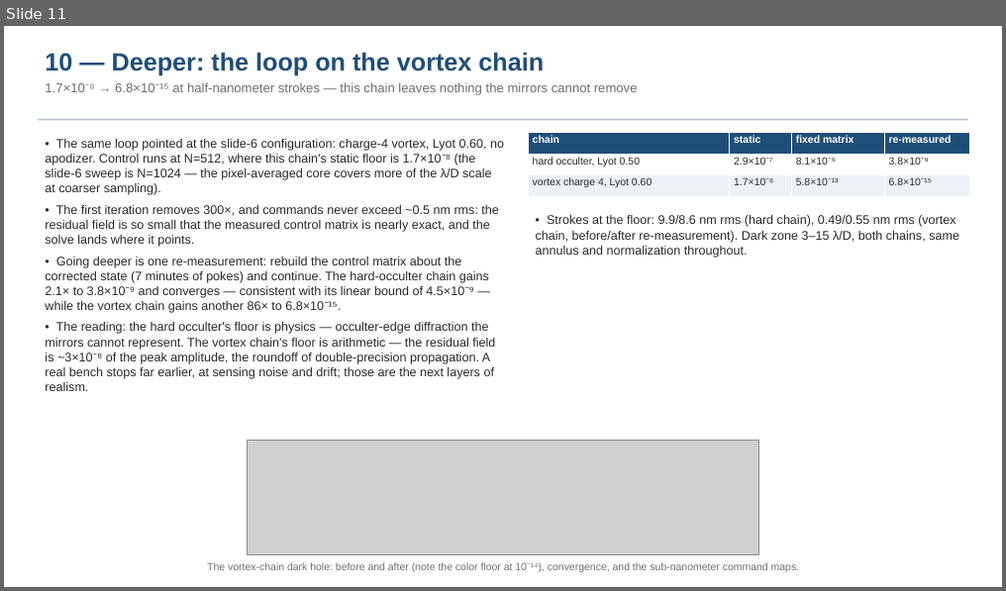
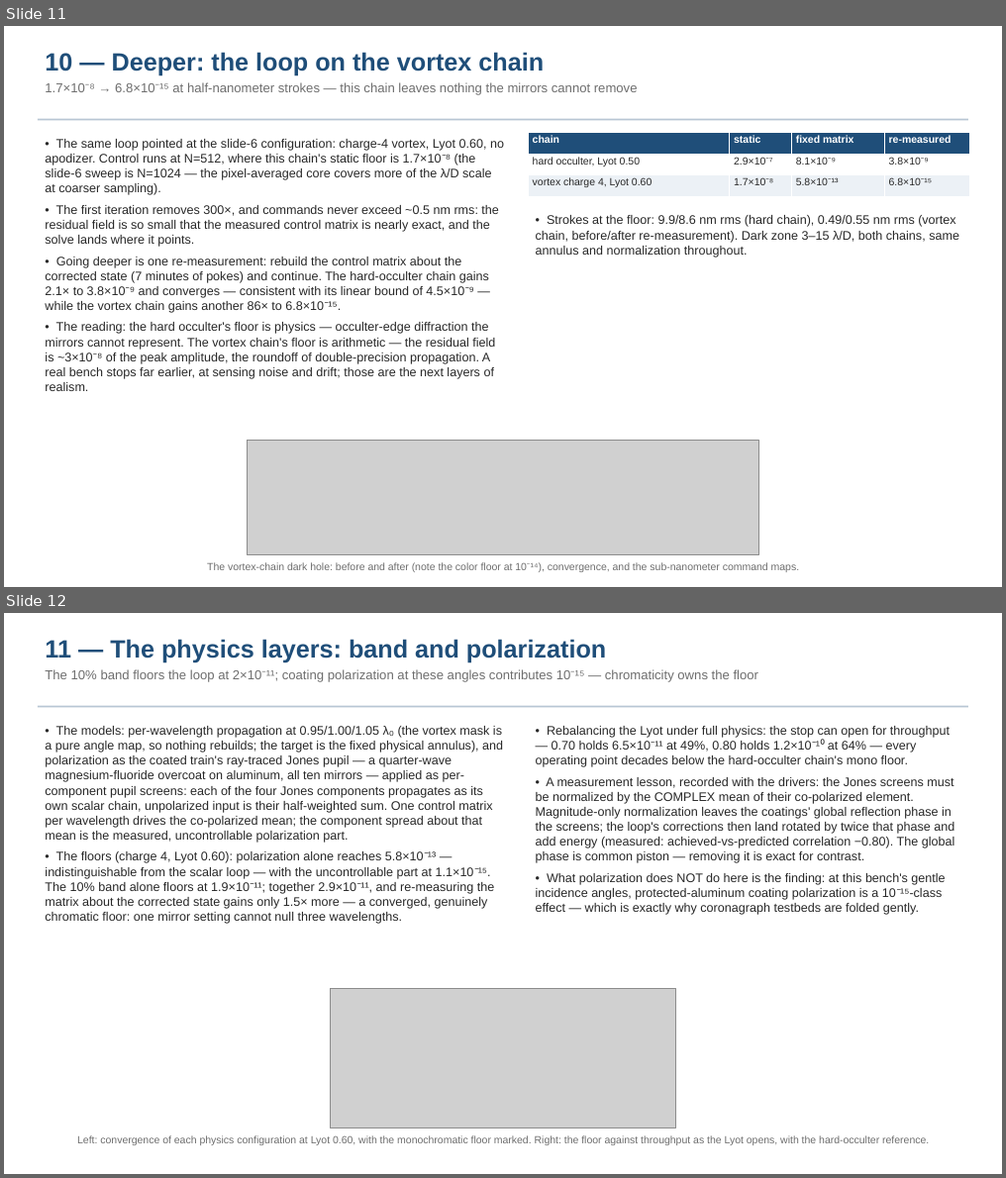
Before and after one commit to nasa-jpl/MACOS_resources, a slide deck: mmacos/templates/30_instruments/bench_ctb/deck_ctb.pptx. Shown one above the other, each under a label of ours: slide 11 before the commit, slides 11 and 12 after it. The pictures are 1006x591 and 1006x1178 pixels, drawn with LibreOffice and Linux fonts; fonts in the diff are those of the drawing; grey boxes stand for pictures. Boxes give left, top, right and bottom in pixels: in the first picture for what was removed or moved away, otherwise in the second. Text is boxed around its words. In the diff, an @@ line names an element or a change of style, - is before the commit and + after.

```diff
--- a/mmacos/templates/30_instruments/bench_ctb/deck_ctb.pptx
+++ b/mmacos/templates/30_instruments/bench_ctb/deck_ctb.pptx
@@ slide 12 added at <box>4,613,1002,1174</box>, background #FFFFFF @@
@@ text added at <box>45,639,758,682</box>, 12.5 pt, text #6E6E6E @@
+11 — The physics layers: band and polarization
+The 10% band floors the loop at 2×10⁻¹¹; coating polarization at these angles contributes 10⁻¹⁵ — chromaticity owns the floor
@@ rectangle added at <box>38,706,968,707</box>, fill #B8C6D4 @@
@@ text added at <box>45,726,503,924</box>, 12 pt, text #282828 @@
+• The models: per-wavelength propagation at 0.95/1.00/1.05 λ₀ (the vortex mask is a pure angle map, so nothing rebuilds; the target is the fixed physical annulus), and polarization as the coated train's ray-traced Jones pupil — a quarter-wave magnesium-fluoride overcoat on aluminum, all ten mirrors — applied as per-component pupil screens: each of the four Jones components propagates as its own scalar chain, unpolarized input is their half-weighted sum. One control matrix per wavelength drives the co-polarized mean; the component spread about that mean is the measured, uncontrollable polarization part.
+• The floors (charge 4, Lyot 0.60): polarization alone reaches 5.8×10⁻¹³ — indistinguishable from the scalar loop — with the uncontrollable part at 1.1×10⁻¹⁵. The 10% band alone floors at 1.9×10⁻¹¹; together 2.9×10⁻¹¹, and re-measuring the matrix about the corrected state gains only 1.5× more — a converged, genuinely chromatic floor: one mirror setting cannot null three wavelengths.
@@ text added at <box>536,726,955,915</box>, 12 pt, text #282828 @@
+• Rebalancing the Lyot under full physics: the stop can open for throughput — 0.70 holds 6.5×10⁻¹¹ at 49%, 0.80 holds 1.2×10⁻¹⁰ at 64% — every operating point decades below the hard-occulter chain's mono floor.
+• A measurement lesson, recorded with the drivers: the Jones screens must be normalized by the COMPLEX mean of their co-polarized element. Magnitude-only normalization leaves the coatings' global reflection phase in the screens; the loop's corrections then land rotated by twice that phase and add energy (measured: achieved-vs-predicted correlation −0.80). The global phase is common piston — removing it is exact for contrast.
+• What polarization does NOT do here is the finding: at this bench's gentle incidence angles, protected-aluminum coating polarization is a 10⁻¹⁵-class effect — which is exactly why coronagraph testbeds are folded gently.
@@ picture added at <box>331,989,676,1129</box> @@
@@ text added at <box>77,1136,929,1146</box>, 10 pt, text #6E6E6E @@
+Left: convergence of each physics configuration at Lyot 0.60, with the monochromatic floor marked. Right: the floor against throughput as the Lyot opens, with the hard-occulter reference.
```
Also in this commit, not shown: 2 slides changed, 8 other files.
